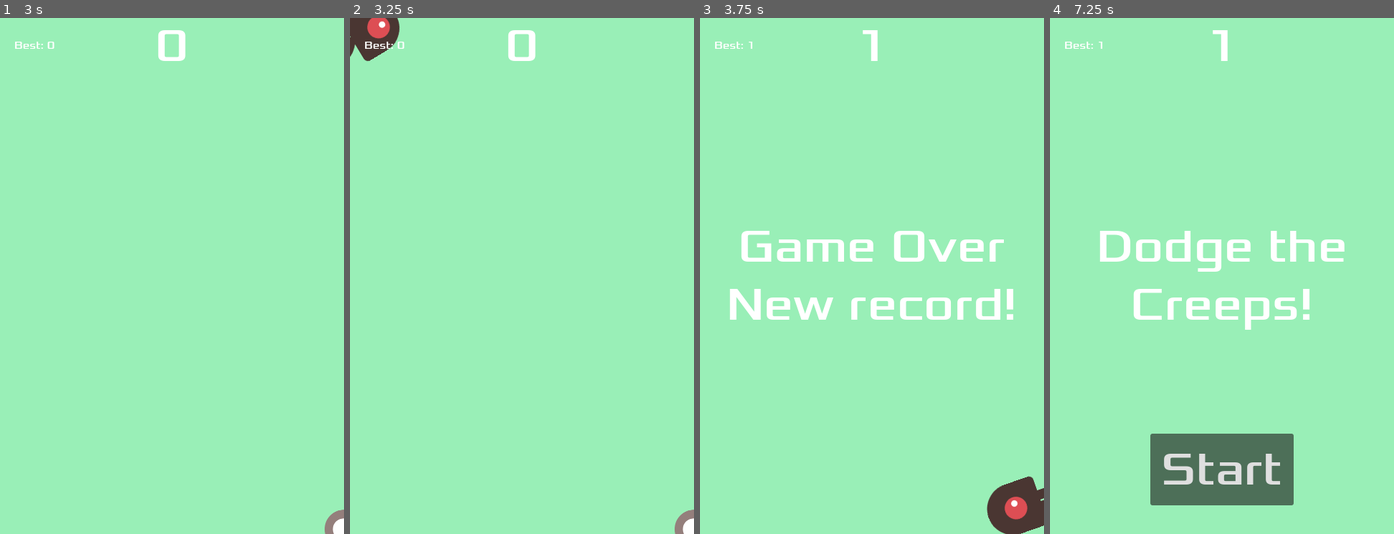
Above: before the commit, frames 1-4 (left to right).
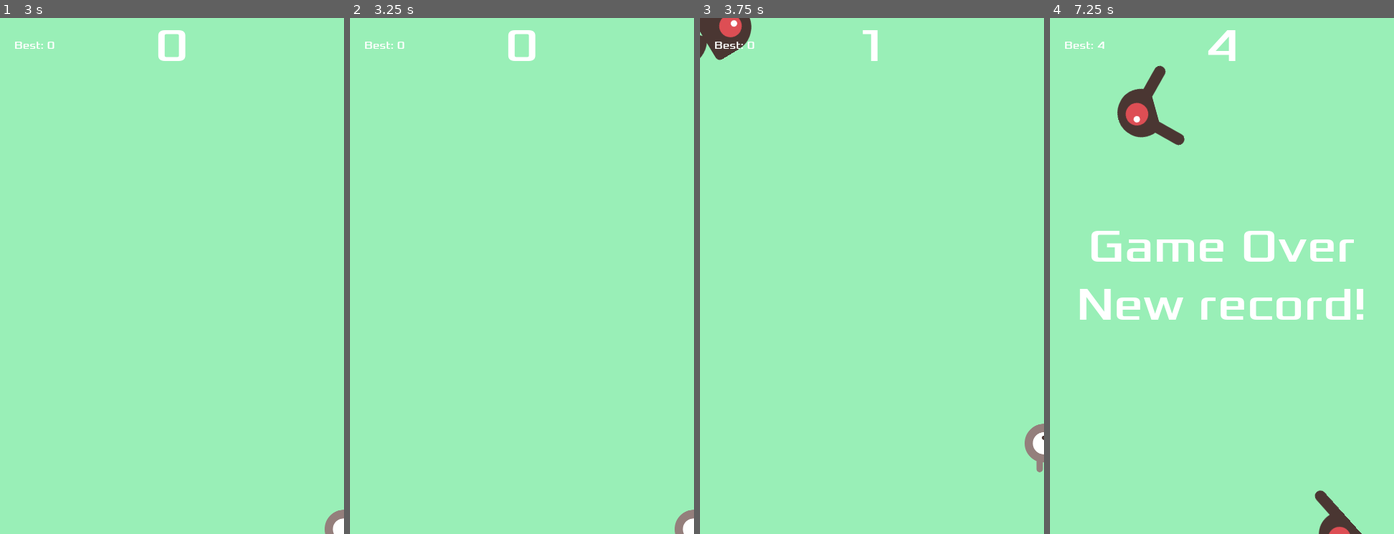
Above: after the commit, the same moments.

Repository: ku113p/e-godot-your-first-2d-game
Game: Godot game, scene res://main.tscn
Same seed, same stepped clock (60 frames per second), same inputs: the game is played once before the commit and once after it.
Inputs:
- Up to frame 1 (3 s): click "Start" at 0.5 s; tap Enter at 1.25 s; hold Right (move_right) 1.28-2.03 s; hold Down (move_down) 2.03-2.78 s; hold Right (move_right) from 2.78 s (still down)
- Up to frame 2 (3.25 s): keep holding Right (move_right)
- Up to frame 3 (3.75 s): release Right (move_right) at 3.53 s; hold Up (move_up) from 3.53 s (still down)
- Up to frame 4 (7.25 s): release Up (move_up) at 4.28 s; hold A (move_left) 4.28-5.78 s; hold Down (move_down) 5.78-6.53 s; hold Right (move_right) from 6.53 s (still down)

Frame 1 is identical in both runs. In frame 2, 0.9% of the frame differs, in the area x 0-15%, y 0-9%; in frame 3, 6.3%; in frame 4, 12%, in the area x 8-92%, y 2-100%.

Commit message:
add - difficulty

Diff:
--- a/main.gd
+++ b/main.gd
@@ -1,10 +1,12 @@
 extends Node
 
 @export var mob_scene: PackedScene
+@export var mob_timer_start_seconds: float
 
 @onready var score_timer: Timer = $World/ScoreTimer
 @onready var mob_timer: Timer = $World/MobTimer
 @onready var start_timer: Timer = $World/StartTimer
+@onready var faster_timer: Timer = $World/FasterTimer
 @onready var player: Area2D = $World/Player
 @onready var start_position: Marker2D = $World/StartPosition
 @onready var mob_spawn_location: PathFollow2D = $World/MobPath/MobSpawnLocation
@@ -12,7 +14,7 @@
 
 var score: int
 var playing: bool = false
-
+var faster_multiplier: float = 0.7
 
 func game_over() -> void:
 	playing = false
@@ -20,7 +22,7 @@
 	score_timer.stop()
 	mob_timer.stop()
 
-	var new_record := Records.submit(score)
+	var new_record: bool = Records.submit(score)
 
 	$HUD.show_game_over(new_record)
 
@@ -65,7 +67,10 @@
 
 
 func _on_start_timer_timeout() -> void:
+	mob_timer.wait_time = mob_timer_start_seconds
+
 	mob_timer.start()
+	faster_timer.start()
 	score_timer.start()
 
 
@@ -86,3 +91,7 @@
 
 func _on_pause_menu_resume_pressed() -> void:
 	_set_paused(false)
+
+
+func _on_faster_timer_timeout() -> void:
+	mob_timer.wait_time = snapped(mob_timer.wait_time * faster_multiplier, 0.01)
--- a/main.tscn
+++ b/main.tscn
@@ -22,6 +22,7 @@
 process_mode = 3
 script = ExtResource("1_0xm2m")
 mob_scene = ExtResource("2_1bvp3")
+mob_timer_start_seconds = 1.0
 
 [node name="Background" type="ColorRect" parent="." unique_id=1872005293]
 anchors_preset = 15
@@ -47,7 +48,9 @@
 [node name="Player" parent="World" unique_id=1808198065 instance=ExtResource("2_h2yge")]
 
 [node name="MobTimer" type="Timer" parent="World" unique_id=1530170961]
-wait_time = 0.5
+
+[node name="FasterTimer" type="Timer" parent="World" unique_id=1127084823]
+wait_time = 10.0
 
 [node name="ScoreTimer" type="Timer" parent="World" unique_id=1088211205]
 
@@ -68,5 +71,6 @@
 [connection signal="resume_pressed" from="PauseMenu" to="." method="_on_pause_menu_resume_pressed"]
 [connection signal="hit" from="World/Player" to="." method="game_over"]
 [connection signal="timeout" from="World/MobTimer" to="." method="_on_mob_timer_timeout"]
+[connection signal="timeout" from="World/FasterTimer" to="." method="_on_faster_timer_timeout"]
 [connection signal="timeout" from="World/ScoreTimer" to="." method="_on_score_timer_timeout"]
 [connection signal="timeout" from="World/StartTimer" to="." method="_on_start_timer_timeout"]
